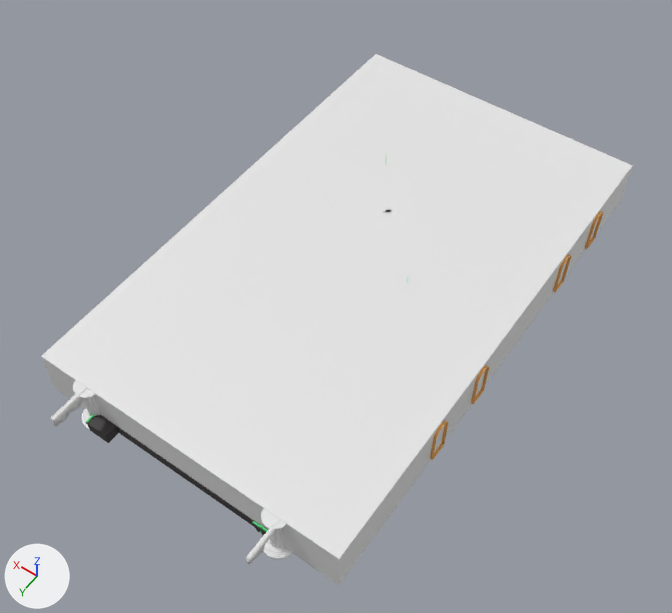
The FBX model assets/Level.fbx as it was, and as the next commit left it.
Camera for both pictures: a 50 mm camera at (-236.0, 370.0, 542.0) aimed at (2.0, 37.0, 18.0). The axes (+X, +Y, +Z) are drawn at lower left. The lights are the same throughout. Vertices at the same position are counted once.
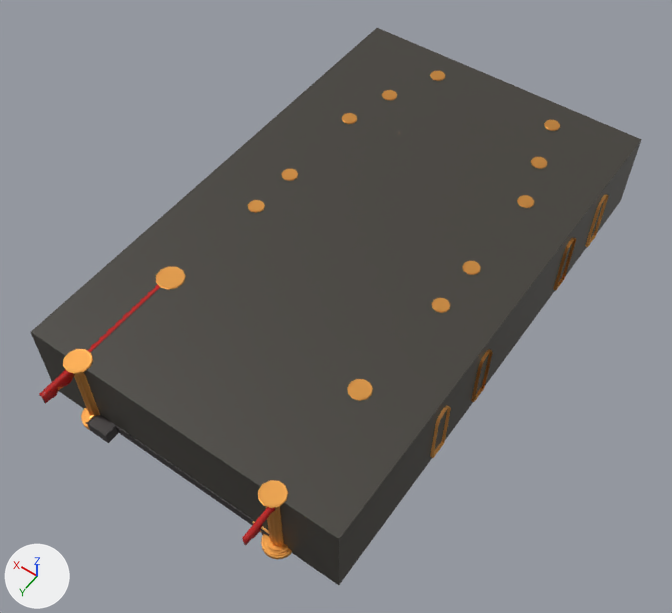
Pixel boxes [x1, y1, x2, y2] of what changed, in the pictures (672 x 613 px; the box of a moved part takes in the faces that stretch with it):
'Walls-col', added: after [31, 28, 642, 585]
'Plane', deleted: before [41, 54, 632, 585]
'Circle.011', recoloured, reshaped: before [261, 509, 292, 559]; after [258, 480, 292, 559]
'Circle.010', recoloured, reshaped: before [73, 381, 100, 430]; after [63, 349, 100, 430]
'CurtinTopper.006', recoloured: [39, 369, 87, 427] in both
'CurtinTopper.007', recoloured, mesh moved: before [246, 518, 281, 565]; after [242, 507, 276, 545]
'Plane.013', mesh rescaled (16% wider, 29% taller): before [430, 420, 448, 460]; after [430, 406, 451, 458]
'Plane.012', mesh rescaled (21% wider, 35% taller): before [471, 365, 489, 404]; after [471, 349, 493, 402]
'Plane.014', mesh rescaled (32% wider, 38% taller): before [585, 211, 603, 249]; after [585, 194, 609, 247]
'Circle.001', reshaped (not visible before): after [544, 120, 560, 131]
'Circle.012', reshaped (not visible before): after [430, 71, 445, 81]
part 1 of me_circle_003, moved or reshaped (not visible before): after [462, 261, 481, 275]
part 3 of me_circle_006, moved or reshaped (not visible before): after [347, 379, 373, 401]
part 5 of me_circle_011, moved or reshaped (not visible before): after [156, 267, 186, 290]
part 7 of me_circle_002, moved or reshaped (not visible before): after [517, 195, 534, 208]
part 9 of me_circle_020, moved or reshaped (not visible before): after [248, 200, 265, 213]
part 11 of me_circle_017, moved or reshaped (not visible before): after [282, 169, 298, 181]
part 12 of me_circle_019, moved or reshaped (not visible before): after [432, 298, 450, 313]
part 13 of me_circle_001, moved or reshaped (not visible before): after [531, 157, 547, 169]
part 17 of me_circle_015, moved or reshaped (not visible before): after [382, 90, 397, 100]

Patch to the scene script:
```diff
--- a/assets/Level.fbx.py
+++ b/assets/Level.fbx.py
@@ me_plane_016 @@
 me_plane_016.from_pydata(...)  # 136 vertices, 131 faces; spans x -116.4..-112.6, y 28.4..42.7, z 4.7..36.7
+# me_plane_016 part 2: the whole mesh is scaled about the mesh origin by (1, 1, 1.51)
 me_plane_016.materials.append(mat_material_016)
@@ me_circle_001 @@
 me_circle_001.from_pydata(...)  # 440 vertices, 420 faces; spans x -71.0..-56.0, y -136.4..-121.3, z 0.1..38.5
+# me_circle_001 part 13: the whole mesh is multiplied about the mesh origin by the matrix ((1.0, 0.0, 0.0), (0.0, 1.0, 0.0), (0.0, 0.0, 1.735))
@@ me_circle_011 @@
 me_circle_011.from_pydata(...)  # 440 vertices, 420 faces; spans x 71.3..95.7, y 99.2..123.8, z 0.1..38.5
+# me_circle_011 part 5: the whole mesh is multiplied about the mesh origin by the matrix ((1.0, 0.0, 0.0), (0.0, 1.0, 0.0), (0.0, 0.0, 1.735))
@@ me_circle_006 @@
 me_circle_006.from_pydata(...)  # 440 vertices, 420 faces; spans x -78.4..-59.2, y 101.2..120.6, z 0.1..38.5
+# me_circle_006 part 3: the whole mesh is multiplied about the mesh origin by the matrix ((1.0, 0.0, 0.0), (0.0, 1.0, 0.0), (0.0, 0.0, 1.735))
@@ me_circle_002 @@
 me_circle_002.from_pydata(...)  # 440 vertices, 420 faces; spans x -82.1..-67.1, y -95.4..-80.2, z 0.1..38.5
+# me_circle_002 part 7: the whole mesh is multiplied about the mesh origin by the matrix ((1.0, 0.0, 0.0), (0.0, 1.0, 0.0), (0.0, 0.0, 1.735))
@@ me_plane_018 @@
 me_plane_018.from_pydata(...)  # 136 vertices, 131 faces; spans x -116.4..-112.6, y -143.2..-128.9, z 4.7..36.7
+# me_plane_018 part 10: the whole mesh is scaled about the mesh origin by (1, 1, 1.51)
 me_plane_018.materials.append(mat_material_016)
@@ me_circle_020 @@
 me_circle_020.from_pydata(...)  # 440 vertices, 420 faces; spans x 70.8..85.8, y 19.4..34.5, z 0.1..38.5
+# me_circle_020 part 9: the whole mesh is multiplied about the mesh origin by the matrix ((1.0, 0.0, 0.0), (0.0, 1.0, 0.0), (0.0, 0.0, 1.735))
@@ me_circle_015 @@
 me_circle_015.from_pydata(...)  # 440 vertices, 420 faces; spans x 61.0..76.0, y -136.4..-121.3, z 0.1..38.5
+# me_circle_015 part 17: the whole mesh is multiplied about the mesh origin by the matrix ((1.0, 0.0, 0.0), (0.0, 1.0, 0.0), (0.0, 0.0, 1.735))
@@ me_plane_035 @@
 me_plane_035.from_pydata(...)  # 123 vertices, 118 faces; spans x -74.1..-69.3, y 188.9..226.1, z 30.0..38.6
+# me_plane_035 part 15: the whole mesh is moved by (0.0, 0.0, 26.5)
+me_plane_035.materials.append(mat_red)  # red #bb1f1c
@@ me_circle_014 @@
 me_circle_014.from_pydata(...)  # 440 vertices, 420 faces; spans x 42.7..57.8, y -179.0..-163.9, z 0.1..38.5
+# me_circle_014 part 4: the whole mesh is multiplied about the mesh origin by the matrix ((1.0, 0.0, 0.0), (0.0, 1.0, 0.0), (0.0, 0.0, 1.735))
@@ me_circle_013 @@
 me_circle_013.from_pydata(...)  # 440 vertices, 420 faces; spans x -79.0..-58.0, y 185.7..206.8, z 0.1..38.5
+# me_circle_013 part 8: the whole mesh is multiplied about the mesh origin by the matrix ((1.0, 0.0, 0.0), (0.0, 1.0, 0.0), (0.0, 0.0, 1.735))
+me_circle_013.materials.append(mat_metal1)  # orange #e7a555
@@ me_circle_005 @@
 me_circle_005.from_pydata(...)  # 440 vertices, 420 faces; spans x -59.6..-44.6, y -179.0..-163.9, z 0.1..38.5
+# me_circle_005 part 16: the whole mesh is multiplied about the mesh origin by the matrix ((1.0, 0.0, 0.0), (0.0, 1.0, 0.0), (0.0, 0.0, 1.735))
@@ me_circle_012 @@
 me_circle_012.from_pydata(...)  # 440 vertices, 420 faces; spans x 73.9..96.7, y 183.6..206.6, z 0.1..38.5
+# me_circle_012 part 6: the whole mesh is multiplied about the mesh origin by the matrix ((1.0, 0.0, 0.0), (0.0, 1.0, 0.0), (0.0, 0.0, 1.735))
+me_circle_012.materials.append(mat_metal1)  # orange #e7a555
@@ me_plane_017 @@
 me_plane_017.from_pydata(...)  # 136 vertices, 131 faces; spans x -116.4..-112.6, y 80.4..94.7, z 4.7..36.7
+# me_plane_017 part 14: the whole mesh is scaled about the mesh origin by (1, 1, 1.51)
 me_plane_017.materials.append(mat_material_016)
@@ me_circle_019 @@
 me_circle_019.from_pydata(...)  # 440 vertices, 420 faces; spans x -82.1..-67.1, y 19.4..34.5, z 0.1..38.5
+# me_circle_019 part 12: the whole mesh is multiplied about the mesh origin by the matrix ((1.0, 0.0, 0.0), (0.0, 1.0, 0.0), (0.0, 0.0, 1.735))
@@ me_circle_017 @@
 me_circle_017.from_pydata(...)  # 440 vertices, 420 faces; spans x 70.8..85.8, y -19.7..-4.6, z 0.1..38.5
+# me_circle_017 part 11: the whole mesh is multiplied about the mesh origin by the matrix ((1.0, 0.0, 0.0), (0.0, 1.0, 0.0), (0.0, 0.0, 1.735))
@@ me_plane_034 @@
 me_plane_034.from_pydata(...)  # 123 vertices, 118 faces; spans x 82.5..87.3, y 188.8..226.1, z 30.0..38.6
+me_plane_034.materials.append(mat_red)  # red #bb1f1c
@@ me_circle_003 @@
 me_circle_003.from_pydata(...)  # 440 vertices, 420 faces; spans x -82.1..-67.1, y -19.7..-4.6, z 0.1..38.5
+# me_circle_003 part 1: the whole mesh is multiplied about the mesh origin by the matrix ((1.0, 0.0, 0.0), (0.0, 1.0, 0.0), (0.0, 0.0, 1.735))
@@ ob_plane @@
-ob_plane = bpy.data.objects.new('Plane', me_plane)
@@ ob_walls_col @@
+ob_walls_col = bpy.data.objects.new('Walls-col', me_plane_1)  # a box spanning x -114.0..126.0, y -197.0..197.0, z 0.0..66.0; in mat_material_021 (black #3f3b35)
+ob_walls_col.location = (0.0, 0.0, 0.0)
```
